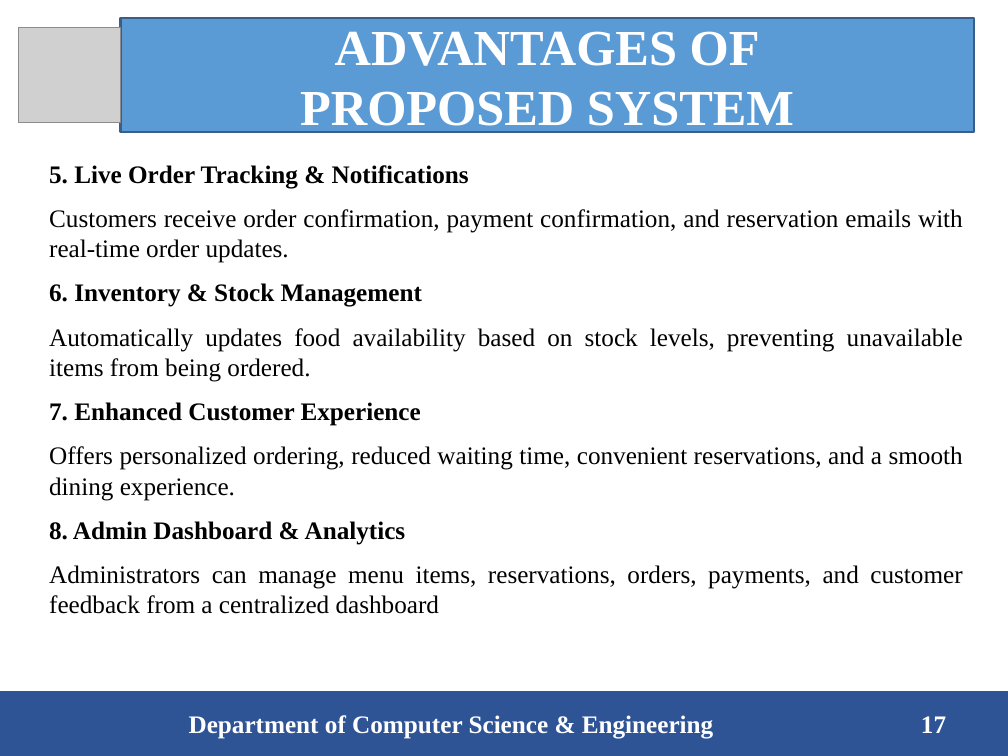
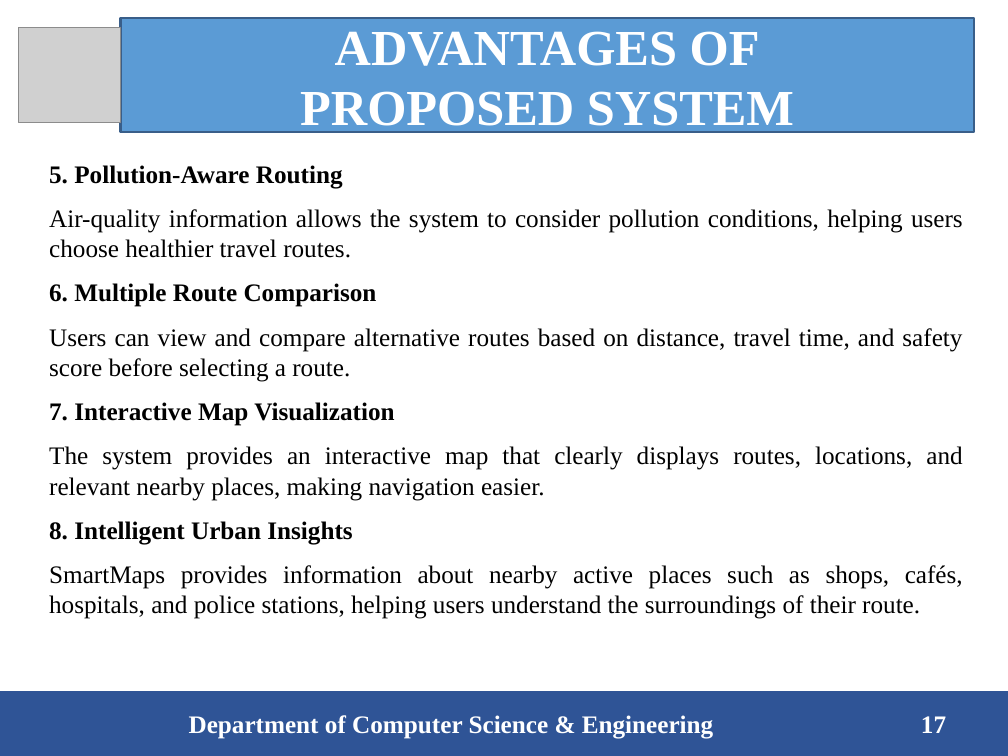
Before and after one commit to Gowtham7503/Smart-Map-AI, a slide deck: slide 17 of SmartMaps-ppt.pptx. Drawn at 1008x756 pixels with LibreOffice and Linux fonts; fonts in the diff are those of the drawing; grey boxes stand for pictures. Boxes give left, top, right and bottom in pixels: in the first picture for what was removed or moved away, otherwise in the second. Text is boxed around its words. In the diff, an @@ line names an element or a change of style, - is before the commit and + after.

Commit message:
adjusted safe score and terrain map

```diff
--- a/SmartMaps-ppt.pptx
+++ b/SmartMaps-ppt.pptx
@@ text at box(49, 165, 963, 619): text changed @@
-5. Live Order Tracking & Notifications
-Customers receive order confirmation, payment confirmation, and reservation emails with real-time order updates.
-6. Inventory & Stock Management
-Automatically updates food availability based on stock levels, preventing unavailable items from being ordered.
-7. Enhanced Customer Experience
-Offers personalized ordering, reduced waiting time, convenient reservations, and a smooth dining experience.
-8. Admin Dashboard & Analytics
-Administrators can manage menu items, reservations, orders, payments, and customer feedback from a centralized dashboard
+5. Pollution-Aware Routing
+Air-quality information allows the system to consider pollution conditions, helping users choose healthier travel routes.
+6. Multiple Route Comparison
+Users can view and compare alternative routes based on distance, travel time, and safety score before selecting a route.
+7. Interactive Map Visualization
+The system provides an interactive map that clearly displays routes, locations, and relevant nearby places, making navigation easier.
+8. Intelligent Urban Insights
+SmartMaps provides information about nearby active places such as shops, cafés, hospitals, and police stations, helping users understand the surroundings of their route.
```
Also in this commit, not shown: 6 other slides changed, 4 other files.
